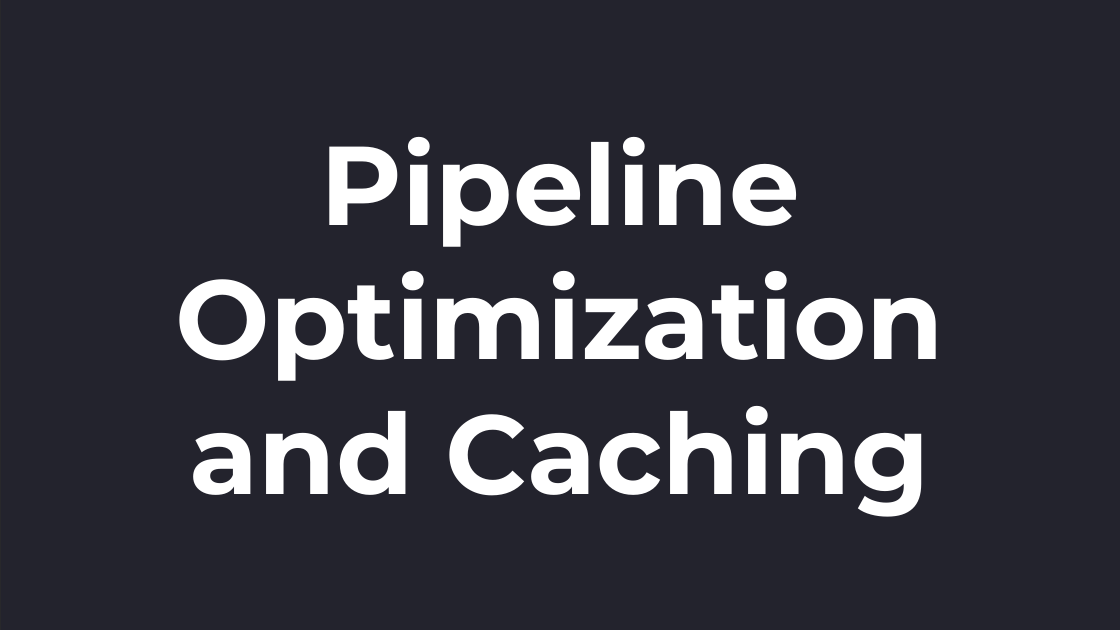
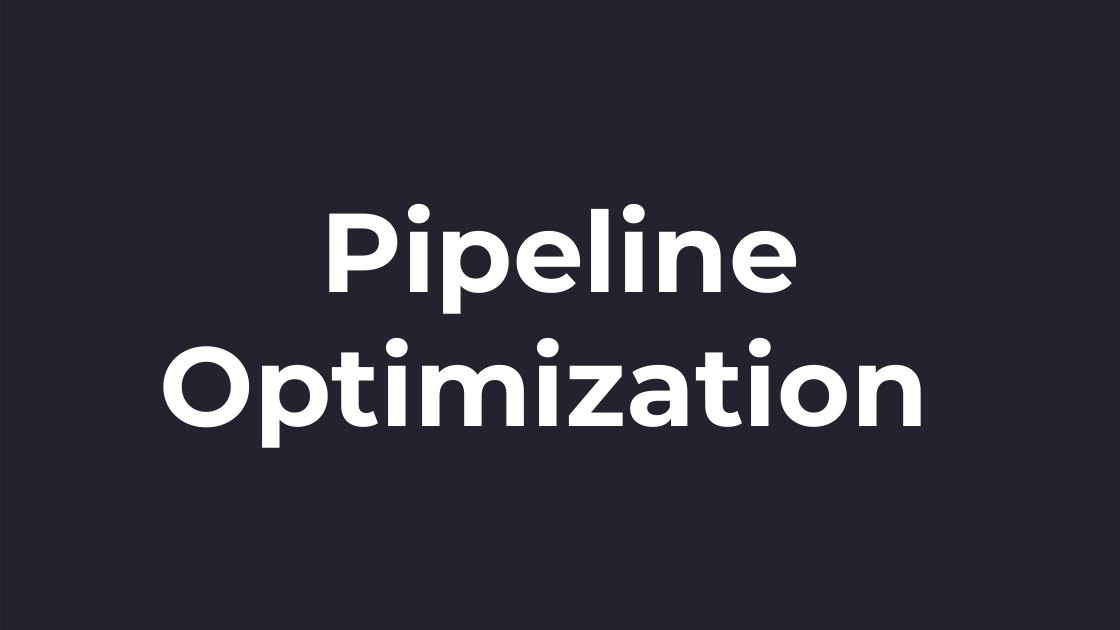
Before and after one commit to nepalswornim/Pipeline-Optimization, a slide deck: slide 2 of PipelineOptimization.ppsx. Drawn at 1120x630 pixels with LibreOffice and Linux fonts; fonts in the diff are those of the drawing; background and template pictures are left out; a plain dark background stands for a picture behind light text. Boxes give left, top, right and bottom in pixels: in the first picture for what was removed or moved away, otherwise in the second. Text is boxed around its words. In the diff, an @@ line names an element or a change of style, - is before the commit and + after.

Commit message:
Caching Removed

```diff
--- a/PipelineOptimization.ppsx
+++ b/PipelineOptimization.ppsx
@@ title at box(160, 204, 929, 448): text changed @@
-Pipeline Optimization and Caching
+Pipeline Optimization
```
